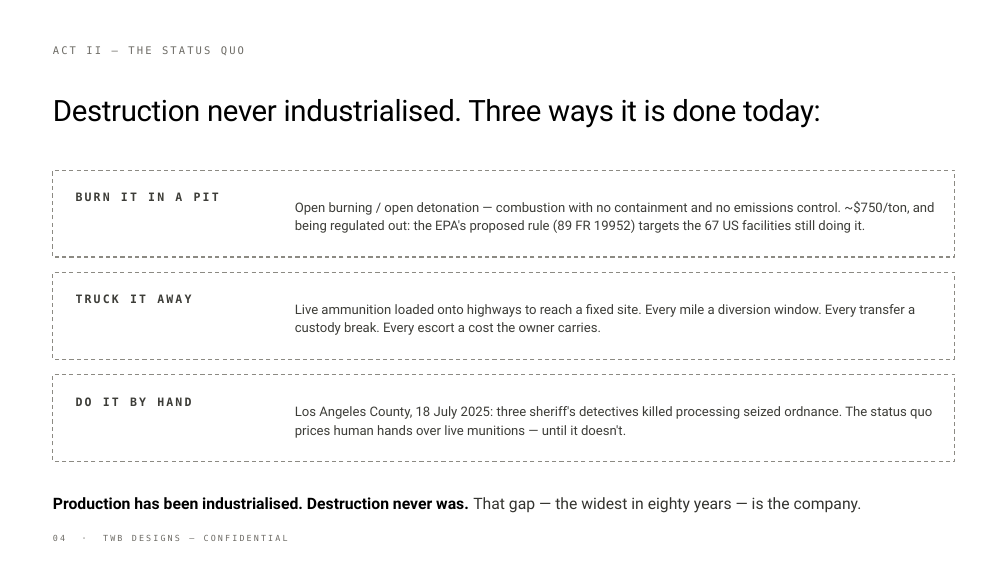
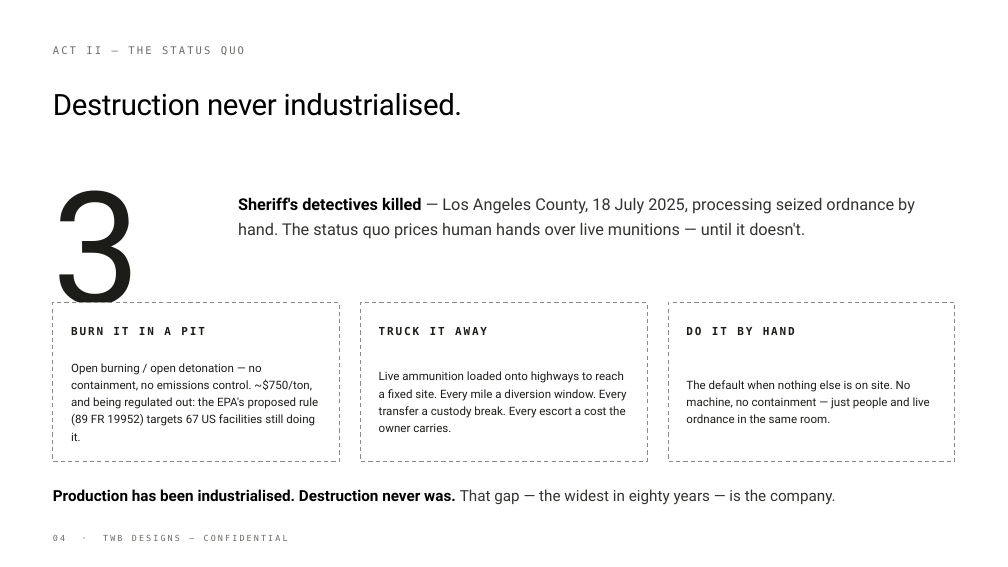
Before and after one commit to tomyouzwyshyn/TWB-Designs, a slide deck: slide 4 of deck/TWB_Investment_Deck.pptx. Drawn at 1008x567 pixels with LibreOffice and Linux fonts; fonts in the diff are those of the drawing. Boxes give left, top, right and bottom in pixels: in the first picture for what was removed or moved away, otherwise in the second. Text is boxed around its words. In the diff, an @@ line names an element or a change of style, - is before the commit and + after.

```diff
--- a/deck/TWB_Investment_Deck.pptx
+++ b/deck/TWB_Investment_Deck.pptx
@@ text at [53,93,463,116]: text changed @@
-Destruction never industrialised. Three ways it is done today:
+Destruction never industrialised.
@@ rectangle removed at [53,170,955,257] @@
@@ text added at [53,190,142,335], 150 pt, text #1C1C19 @@
+3
@@ text at [238,197,915,239]: text changed; size 12.5 to 15.5 pt; text colour #3D3D38 to #33332F @@
-Los Angeles County, 18 July 2025: three sheriff's detectives killed processing seized ordnance. The status quo prices human hands over live munitions — until it doesn't.
+Sheriff's detectives killed — Los Angeles County, 18 July 2025, processing seized ordnance by hand. The status quo prices human hands over live munitions — until it doesn't.
@@ rectangle removed at [53,272,955,359] @@
@@ rectangle added at [53,302,340,461], fill #FFFFFF, outline #8C8A83 1 pt dashed @@
@@ text "BURN IT IN A PIT": place and size @@
-text "BURN IT IN A PIT" at [76,192,219,201]
+text "BURN IT IN A PIT" at [71,327,205,335]
@@ rectangle: place and size @@
-rectangle at [53,374,955,461]
+rectangle at [361,302,647,461]
@@ text "TRUCK IT AWAY": place and size @@
-text "TRUCK IT AWAY" at [76,294,191,303]
+text "TRUCK IT AWAY" at [379,327,487,335]
@@ rectangle added at [668,302,955,461], fill #FFFFFF, outline #8C8A83 1 pt dashed @@
@@ size 11 to 10.5 pt, text colour #3D3D38 to #1C1C19, letter spacing 2 to 1.8 pt in 3 elements at [71,327,205,335], [379,327,487,335], [686,327,795,335] @@
@@ text "DO IT BY HAND": place and size @@
-text "DO IT BY HAND" at [76,397,191,406]
+text "DO IT BY HAND" at [686,327,795,335]
@@ text "Live ammunition loaded onto highways ...": place and size @@
-text "Live ammunition loaded onto highways ..." at [295,304,915,335]
+text "Live ammunition loaded onto highways ..." at [379,371,627,432]
@@ text "Live ammunition loaded onto highways ..." at [379,371,627,432]: size 12.5 to 11 pt, text colour #3D3D38 to #1C1C19; line spacing 1.2 to 1.25 @@
@@ text at [71,363,318,441]: text changed; size 12.5 to 11 pt; text colour #3D3D38 to #1C1C19 @@
-Open burning / open detonation — combustion with no containment and no emissions control. ~$750/ton, and being regulated out: the EPA's proposed rule (89 FR 19952) targets the 67 US facilities still doing it.
+Open burning / open detonation — no containment, no emissions control. ~$750/ton, and being regulated out: the EPA's proposed rule (89 FR 19952) targets 67 US facilities still doing it.
@@ text added at [686,380,930,423], 11 pt, text #1C1C19 @@
+The default when nothing else is on site. No machine, no containment — just people and live ordnance in the same room.
@@ text "Production has been industrialised. Destruction ...": place and size @@
-text "Production has been industrialised. Destruction ..." at [53,497,862,513]
+text "Production has been industrialised. Destruction ..." at [53,489,836,505]
@@ text "Production has been industrialised. Destruction ..." at [53,489,836,505]: size 15 to 14.5 pt @@
```
Also in this commit, not shown: 14 other slides changed.
